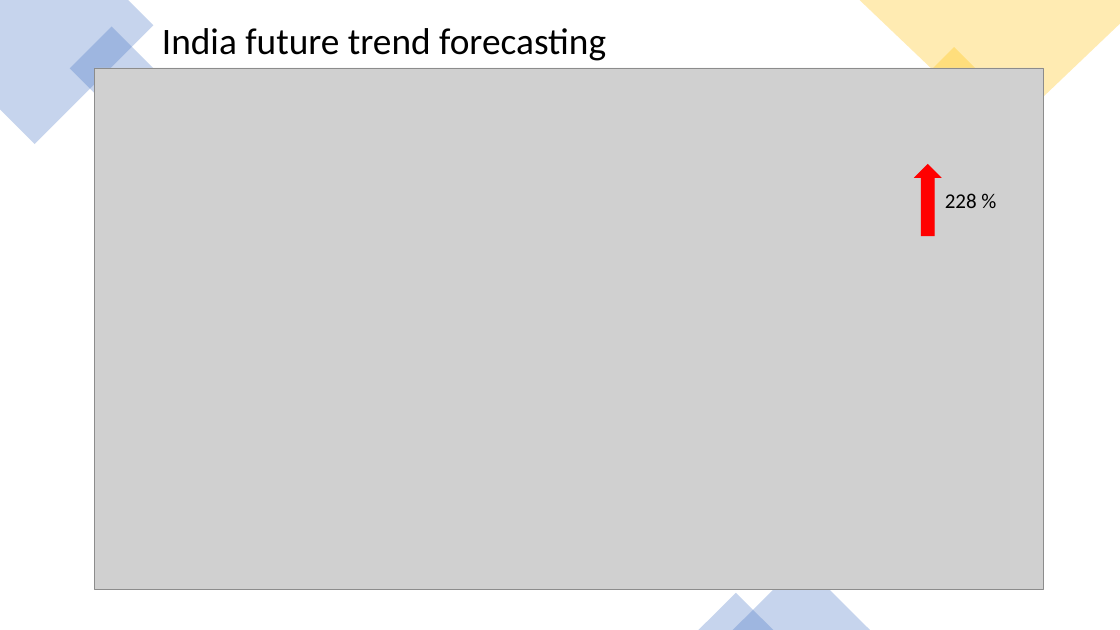
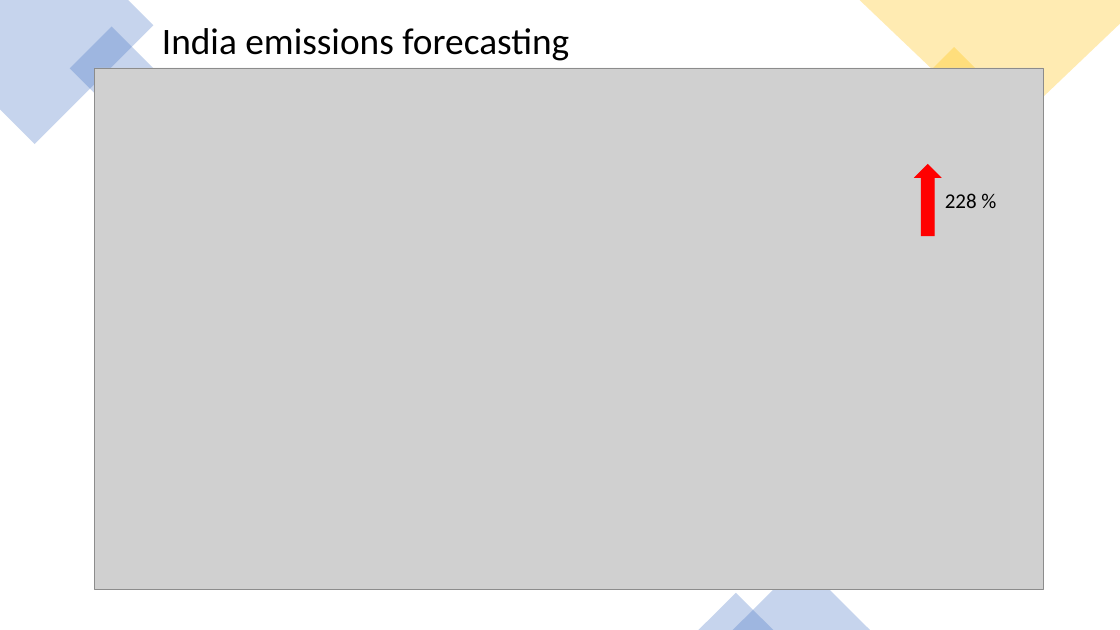
Before and after one commit to danilogiarlini/Global-CO2-Emission-Forecasting, a slide deck: slide 13 of Visualization/GlobalCO2Emission.pptx. Drawn at 1120x630 pixels with LibreOffice and Linux fonts; fonts in the diff are those of the drawing; grey boxes stand for pictures. Boxes give left, top, right and bottom in pixels: in the first picture for what was removed or moved away, otherwise in the second. Text is boxed around its words. In the diff, an @@ line names an element or a change of style, - is before the commit and + after.

```diff
--- a/Visualization/GlobalCO2Emission.pptx
+++ b/Visualization/GlobalCO2Emission.pptx
@@ text at [162,28,569,61]: text changed @@
-India future trend forecasting
+India emissions forecasting
```
Also in this commit, not shown: 6 other slides changed.
